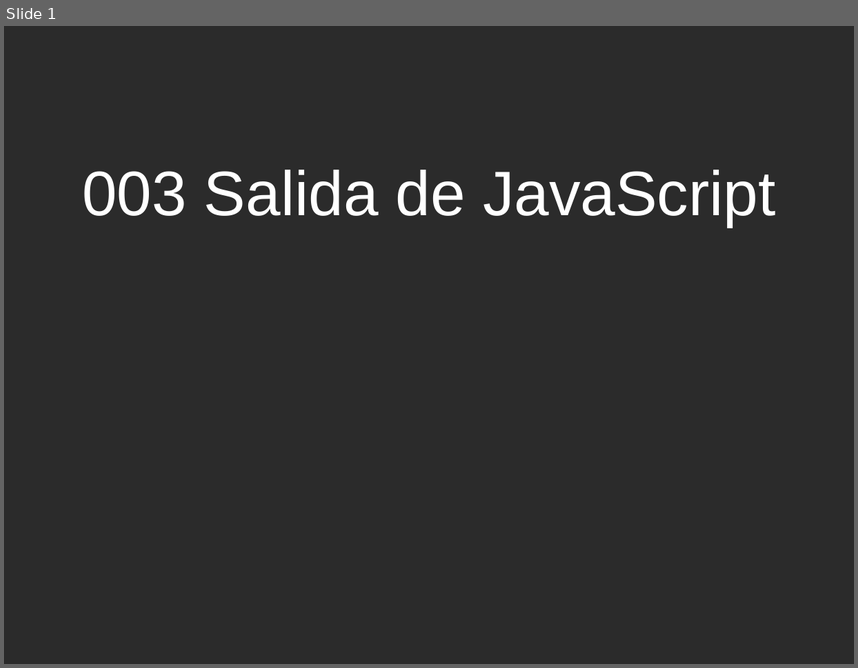
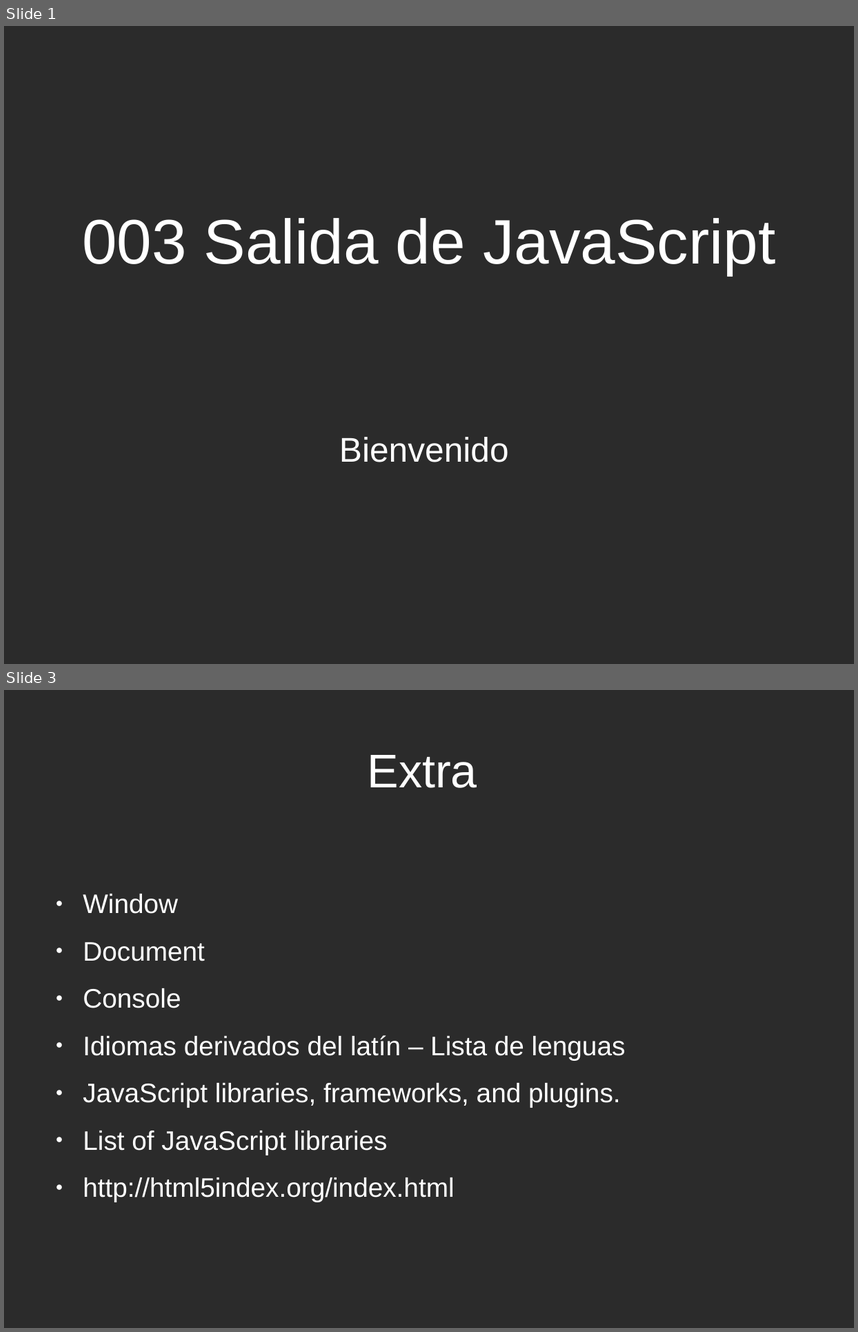
Before and after one commit to caleman9791/Curso_de_JavaScript, a slide deck: 001-Tutorial-de-JavaScript/003-Salida-de-JavaScript/003-Salida-de-JavaScript.odp. Shown one above the other, each under a label of ours: slide 1 before the commit, slides 1 and 3 after it; the slides between them are not shown. The pictures are 858x668 and 858x1332 pixels, drawn with LibreOffice and Linux fonts; fonts in the diff are those of the drawing; background and template pictures are left out; a plain dark background stands for a picture behind light text. Boxes give left, top, right and bottom in pixels: in the first picture for what was removed or moved away, otherwise in the second. Text is boxed around its words. In the diff, an @@ line names an element or a change of style, - is before the commit and + after.

Commit message:
003 video 1 completado y publicado , falta explicar en detalle las salidas en un video 2

```diff
--- a/001-Tutorial-de-JavaScript/003-Salida-de-JavaScript/003-Salida-de-JavaScript.odp
+++ b/001-Tutorial-de-JavaScript/003-Salida-de-JavaScript/003-Salida-de-JavaScript.odp
@@ slide 3 added at (4,690,854,1328), background picture (left out) @@
@@ title added at (368,755,477,788), 44 pt, text #FFFFFF @@
+Extra
@@ text added at (83,894,626,1202), 25 pt, text #FFFFFF @@
+● Window
+● Document
+● Console
+● Idiomas derivados del latín – Lista de lenguas
+● JavaScript libraries, frameworks, and plugins.
+● List of JavaScript libraries
+● http://html5index.org/index.html
@@ slide 1 changed as well @@
@@ title "003 Salida de JavaScript": place and size @@
-title "003 Salida de JavaScript" at (82,170,775,227)
+title "003 Salida de JavaScript" at (82,218,775,275)
@@ subtitle added at (339,437,509,462), 32 pt, text #FFFFFF @@
+Bienvenido
```
Also in this commit, not shown: 6 other slides added, 2 slides removed, 3 other files.
